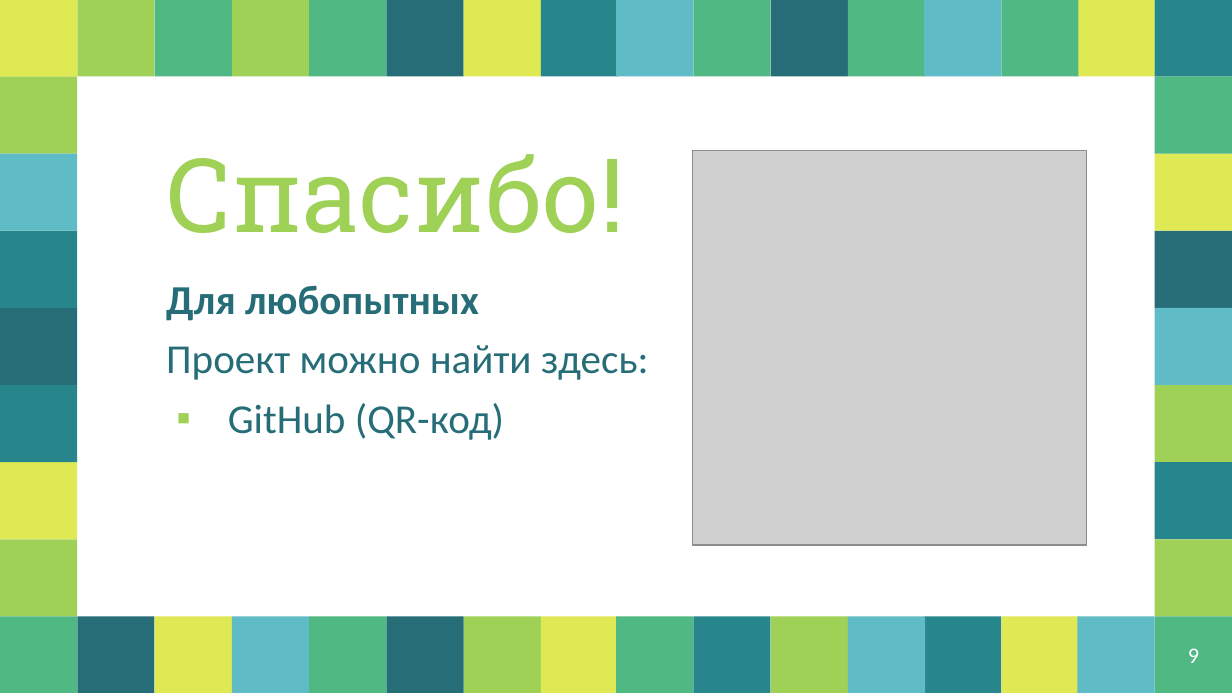
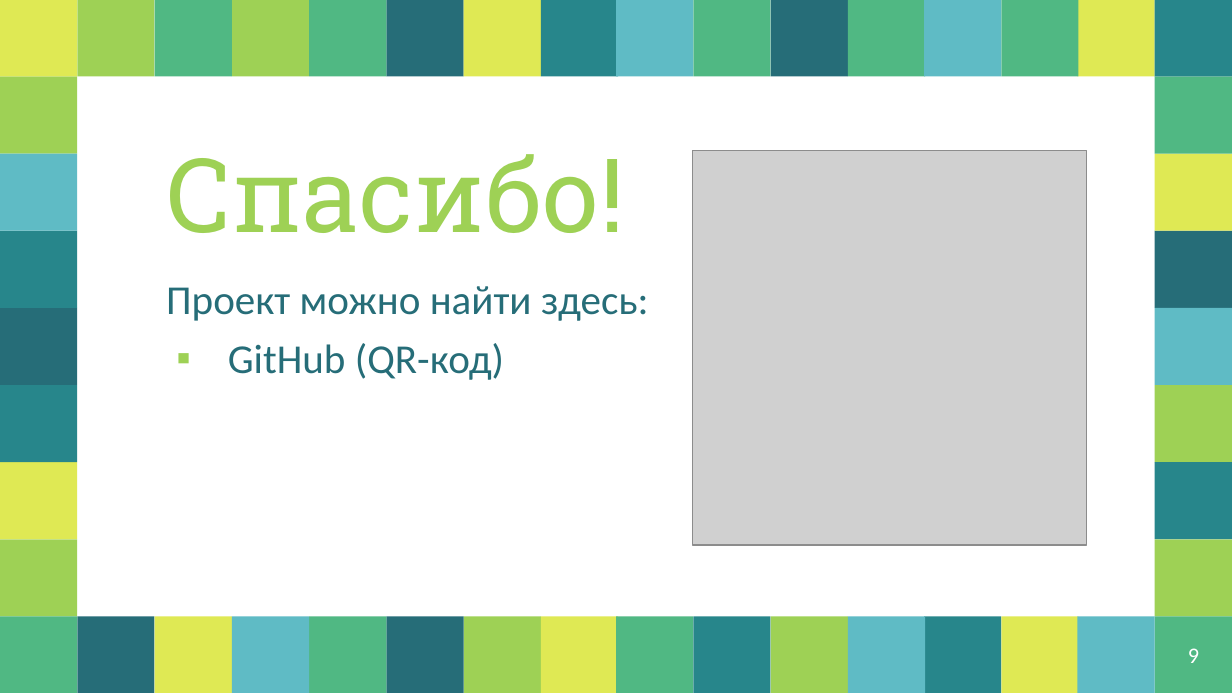
Before and after one commit to quadratic-bit/pygame-chess, a slide deck: slide 9 of presentaton/presentation.pptx. Drawn at 1232x693 pixels with LibreOffice and Linux fonts; fonts in the diff are those of the drawing; grey boxes stand for pictures. Boxes give left, top, right and bottom in pixels: in the first picture for what was removed or moved away, otherwise in the second. Text is boxed around its words. In the diff, an @@ line names an element or a change of style, - is before the commit and + after.

Commit message:
Presentation update

```diff
--- a/presentaton/presentation.pptx
+++ b/presentaton/presentation.pptx
@@ subtitle at box(166, 285, 479, 321): paragraph removed @@
-Для любопытных
```
Also in this commit, not shown: 2 other slides changed.
